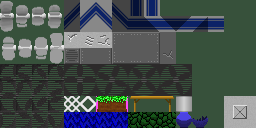
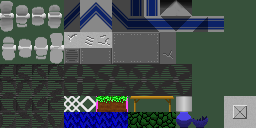
The second 256 × 128 image is a revision of the first. Changes to its layers:
added layer "Layer 18" above "Layer 17" over (x1=176, y1=0, x2=192, y2=16)
added layer "Layer 17" above "wall background with shadow partly lit" over (x1=160, y1=0, x2=176, y2=16)
added layer "wall background with shadow partly lit" above "Layer 16" over (x1=160, y1=0, x2=192, y2=16)
